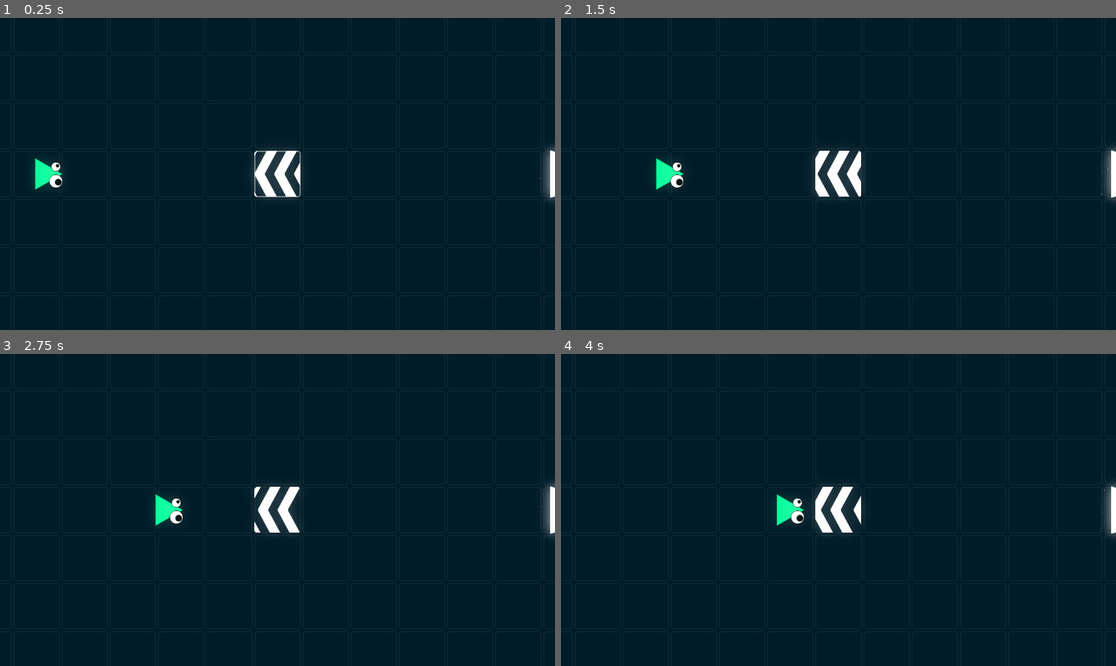
Above: before the commit, frames 1-4 (two rows, left to right).
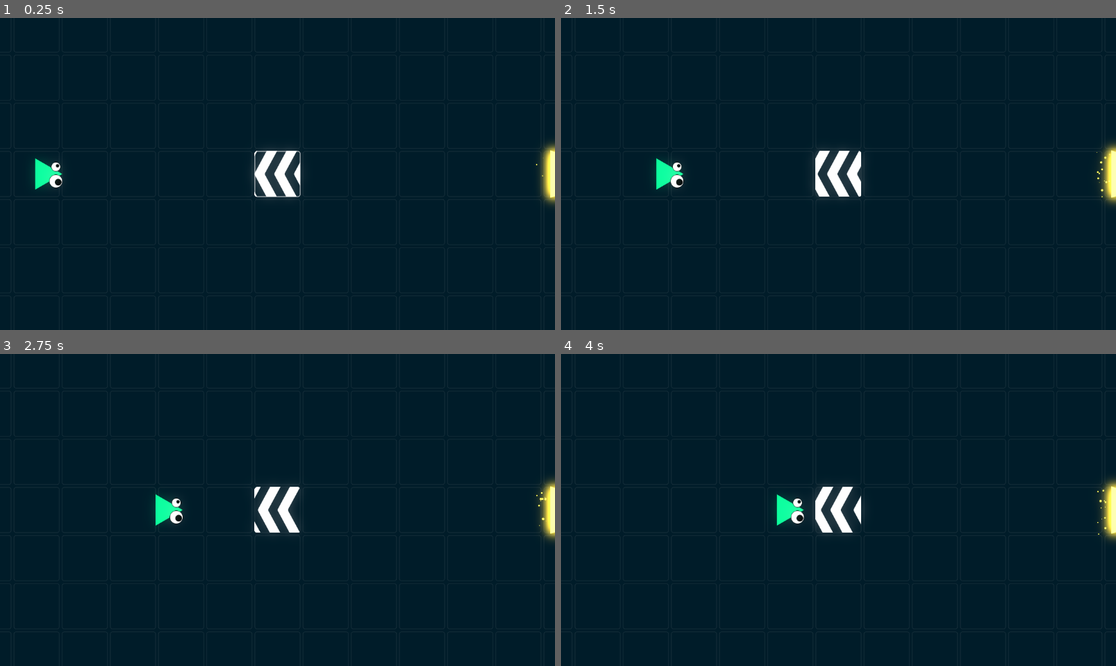
Above: after the commit, the same moments.

Repository: JeanKouss/one-at-a-time
Game: Godot game, scene res://scenes/levels/level0/Level0.tscn
The game is run twice, just before and just after one commit, with the same random seed, the same clock (stepped at 60 frames per second) and the same inputs. The project has no main scene, so this scene is started directly.
Inputs (mouse positions are in pixels of both pictures, inside the frame that each line leads up to):
- Up to frame 1 (0.25 s): no input
- Up to frame 2 (1.5 s): press the mouse at (838, 174) at 0.53 s; move the mouse to (727, 189) at 1.27 s; release the mouse at (727, 189) at 1.28 s; click (727, 189) at 1.35 s
- Up to frame 3 (2.75 s): move the mouse to (333, 441) at 2.02 s; press the mouse at (333, 441) at 2.03 s
- Up to frame 4 (4 s): move the mouse to (810, 572) at 2.77 s; release the mouse at (810, 572) at 2.78 s; click (810, 572) at 2.85 s; move the mouse to (1005, 556) at 3.52 s; press the mouse at (1005, 556) at 3.53 s

The runs differ from the first frame. In frame 1, 0.5% of the frame differs, in the area x 96-100%, y 40-60%; in frame 2, 0.5%; in frame 3, 0.5%; in frame 4, 0.5%.

Commit message:
feat : level end monitoring

Diff:
--- a/scenes/Exit/Exit.tscn
+++ b/scenes/Exit/Exit.tscn
@@ -1,18 +1,39 @@
-[gd_scene load_steps=5 format=3 uid="uid://b1s6wyq5vesfb"]
+[gd_scene load_steps=10 format=3 uid="uid://b1s6wyq5vesfb"]
 
 [ext_resource type="Script" path="res://scenes/Exit/Exit.gd" id="1_uyit1"]
 [ext_resource type="Texture2D" uid="uid://cvwyqia6bmk1" path="res://assets/textures/exit-entery.png" id="2_lkudh"]
+[ext_resource type="Texture2D" uid="uid://cgqfke0ocmxdb" path="res://addons/kenney_particle_pack/circle_05.png" id="3_yhxfx"]
 
 [sub_resource type="CircleShape2D" id="CircleShape2D_jivt4"]
 radius = 20.0
+
+[sub_resource type="Curve" id="Curve_axhvw"]
+_data = [Vector2(0.0175953, 0), 0.0, 1.73721, 0, 0, Vector2(0.219941, 0.98504), 0.0, 0.0, 0, 0, Vector2(0.71261, 1), -0.291501, -0.291501, 0, 0, Vector2(1, 0), -10.3287, 0.0, 0, 0]
+point_count = 4
+
+[sub_resource type="CurveTexture" id="CurveTexture_jfmjv"]
+curve = SubResource("Curve_axhvw")
+
+[sub_resource type="Curve" id="Curve_t506o"]
+_data = [Vector2(0, 0), 0.0, 0.0, 0, 0, Vector2(0.246334, 1), 0.0, 0.0, 0, 0, Vector2(1, 1), 0.0, 0.0, 0, 0]
+point_count = 3
+
+[sub_resource type="CurveTexture" id="CurveTexture_vd2rq"]
+curve = SubResource("Curve_t506o")
 
 [sub_resource type="ParticleProcessMaterial" id="ParticleProcessMaterial_sihyy"]
 particle_flag_disable_z = true
 emission_shape = 3
 emission_box_extents = Vector3(20, 100, 1)
 spread = 15.1
-initial_velocity_min = -27.6
+initial_velocity_min = -30.0
+initial_velocity_max = -5.0
 gravity = Vector3(0, 0, 0)
+scale_min = 0.01
+scale_max = 0.05
+scale_curve = SubResource("CurveTexture_vd2rq")
+color = Color(3.784, 3.244, 0.584, 1)
+alpha_curve = SubResource("CurveTexture_jfmjv")
 
 [node name="Exit" type="Node2D"]
 script = ExtResource("1_uyit1")
@@ -24,7 +45,7 @@
 polygon = PackedVector2Array(70, -70, -70, -70, -70, 70, 70, 70)
 
 [node name="Entry" type="Sprite2D" parent="Body"]
-modulate = Color(2, 2, 2, 1)
+modulate = Color(3.784, 3.244, 0.584, 1)
 texture = ExtResource("2_lkudh")
 
 [node name="ExitConfirmationArea" type="Area2D" parent="."]
@@ -35,9 +56,12 @@
 position = Vector2(-20, 0)
 shape = SubResource("CircleShape2D_jivt4")
 
-[node name="CPUParticles2D" type="GPUParticles2D" parent="."]
-position = Vector2(120, 0)
+[node name="AttractedParticles" type="GPUParticles2D" parent="."]
+position = Vector2(130, 0)
 amount = 15
 process_material = SubResource("ParticleProcessMaterial_sihyy")
+texture = ExtResource("3_yhxfx")
+
+[node name="ToyEnterParticles" type="GPUParticles2D" parent="."]
 
 [connection signal="body_entered" from="ExitConfirmationArea" to="." method="_on_exit_confirmation_area_body_entered"]
--- a/scenes/RobToy/RobToy.gd
+++ b/scenes/RobToy/RobToy.gd
@@ -10,9 +10,10 @@
 @onready var explosion_parts := %ExplosionParts
 
 var direction := Vector2.ZERO
-
+var level_node : Level
 
 func _ready() -> void:
+	# get_level_node()
 	match initial_dir:
 		FACING_DIR.UP :
 			change_direction(Vector2.UP)
@@ -26,6 +27,10 @@
 			pass
 	move()
 
+# func get_level_node() :
+# 	var node = get_node_or_null('../..')
+# 	if node and node is Level :
+# 		level_node = node
 
 func move() :
 	if Engine.is_editor_hint() :
--- a/scenes/levels/Level.gd
+++ b/scenes/levels/Level.gd
@@ -1,12 +1,16 @@
 extends Node2D
 class_name Level
+
+signal level_passed(n_exited:int, min_to_exit:int)
 
 @export var min_toy_to_exit : int = 1
 
 var exited_toys : int = 0
+var toys : Array[RobToy] = []
 
 # Called when the node enters the scene tree for the first time.
 func _ready() -> void:
+	register_all_toys()
 	pass # Replace with function body.
 
 
@@ -14,8 +18,9 @@
 	portal.robtoy_exited.connect(_on_toy_exited)
 	pass
 
-func _on_toy_exited(_toy) :
-	print('another one')
+func _on_toy_exited(toy:RobToy) :
+	if not toy is RobToy :
+		return
 	exited_toys += 1
 
 # Called every frame. 'delta' is the elapsed time since the previous frame.
@@ -23,7 +28,24 @@
 	pass
 
 
-func level_passed() :
+func is_level_passed() :
 	if exited_toys < min_toy_to_exit :
 		return false
 	return true
+
+
+func register_all_toys() :
+	for node in $Toys.get_children() :
+		if node is RobToy :
+			toys.append(node)
+			node.tree_exiting.connect(_on_toy_exiting.bind(node))
+
+
+func _on_toy_exiting(toy:RobToy) :
+	toys.erase(toy)
+	if toys.is_empty() :
+		if is_level_passed() :
+			level_passed.emit(exited_toys, min_toy_to_exit)
+			print('level clear')
+		else :
+			print('level failed')
